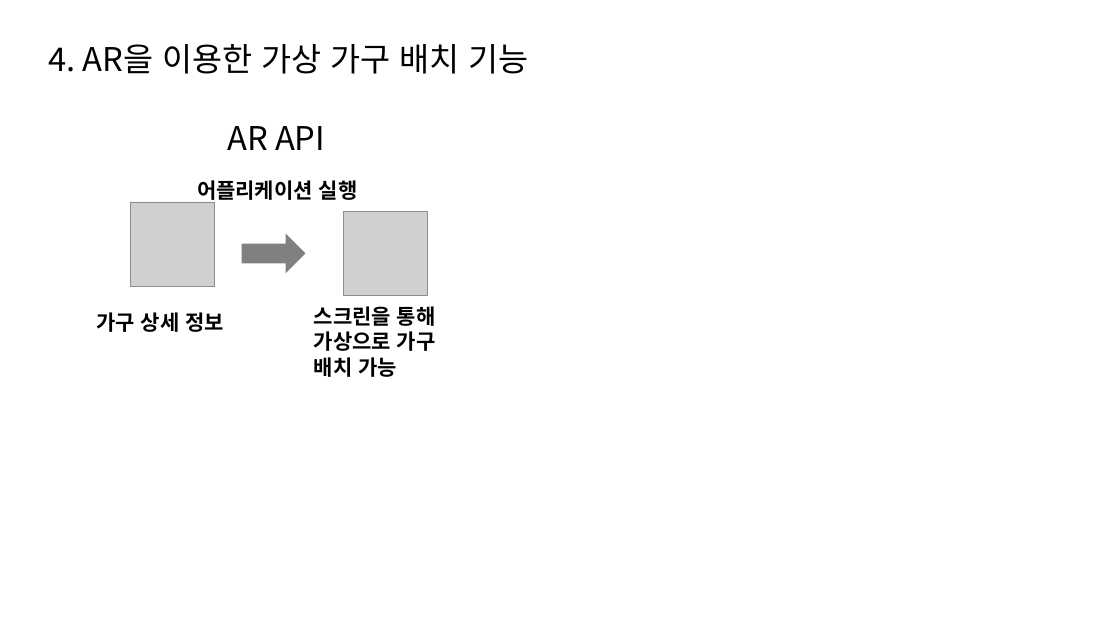
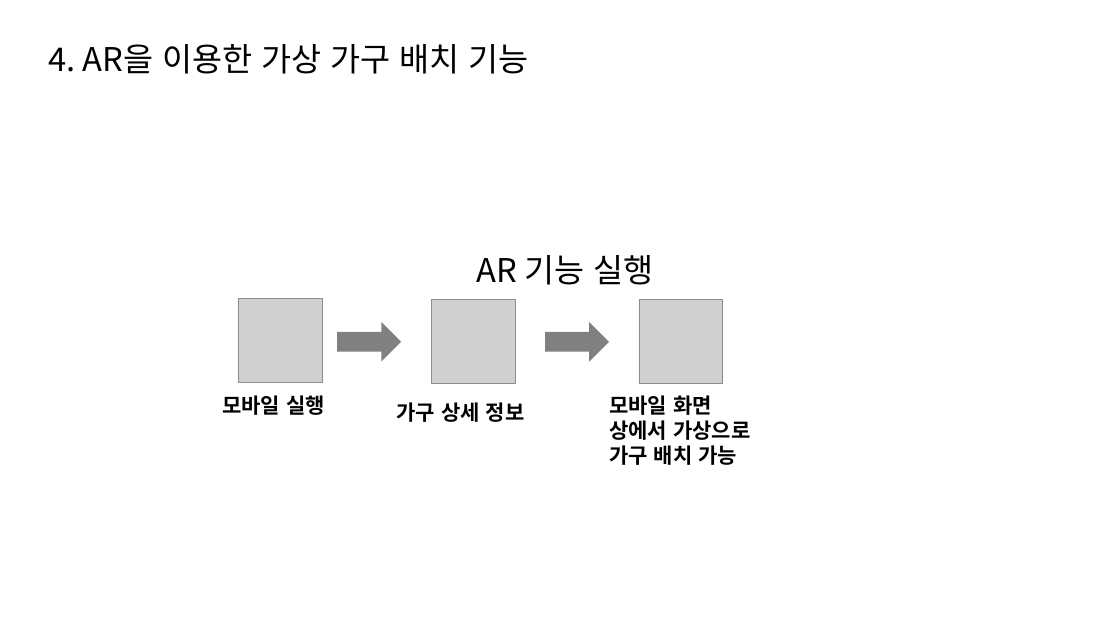
Before and after one commit to Bik00/WD3A5_Project, a slide deck: slide 4 of 기획서/image/온라인 가구몰 프로세스.pptx. Drawn at 1120x630 pixels with LibreOffice and Linux fonts; fonts in the diff are those of the drawing; grey boxes stand for pictures. Boxes give left, top, right and bottom in pixels: in the first picture for what was removed or moved away, otherwise in the second. Text is boxed around its words. In the diff, an @@ line names an element or a change of style, - is before the commit and + after.

```diff
--- a/기획서/image/온라인 가구몰 프로세스.pptx
+++ b/기획서/image/온라인 가구몰 프로세스.pptx
@@ text removed at (197,180,358,203) @@
-어플리케이션 실행
@@ text at (476,255,653,285): text changed @@
-AR API
+AR 기능 실행
@@ picture added at (239,298,323,382) @@
@@ right arrow added at (337,322,401,361), fill #808080 @@
@@ picture: place and size @@
-picture at (131,202,215,287)
+picture at (431,300,515,384)
@@ right arrow: place and size @@
-right arrow at (242,234,306,273)
+right arrow at (545,322,609,361)
@@ picture: place and size @@
-picture at (344,212,428,296)
+picture at (639,300,723,384)
@@ text added at (222,395,325,415), 18 pt, text #000000, bold @@
+모바일 실행
@@ text "가구 상세 정보": place and size @@
-text "가구 상세 정보" at (96,312,224,332)
+text "가구 상세 정보" at (397,402,525,422)
@@ text at (609,395,750,465): text changed @@
-스크린을 통해
-가상으로 가구 배치 가능
+모바일 화면 상에서 가상으로 가구 배치 가능
```
Also in this commit, not shown: 1 other slide changed, 3 slides added, 12 other files.
